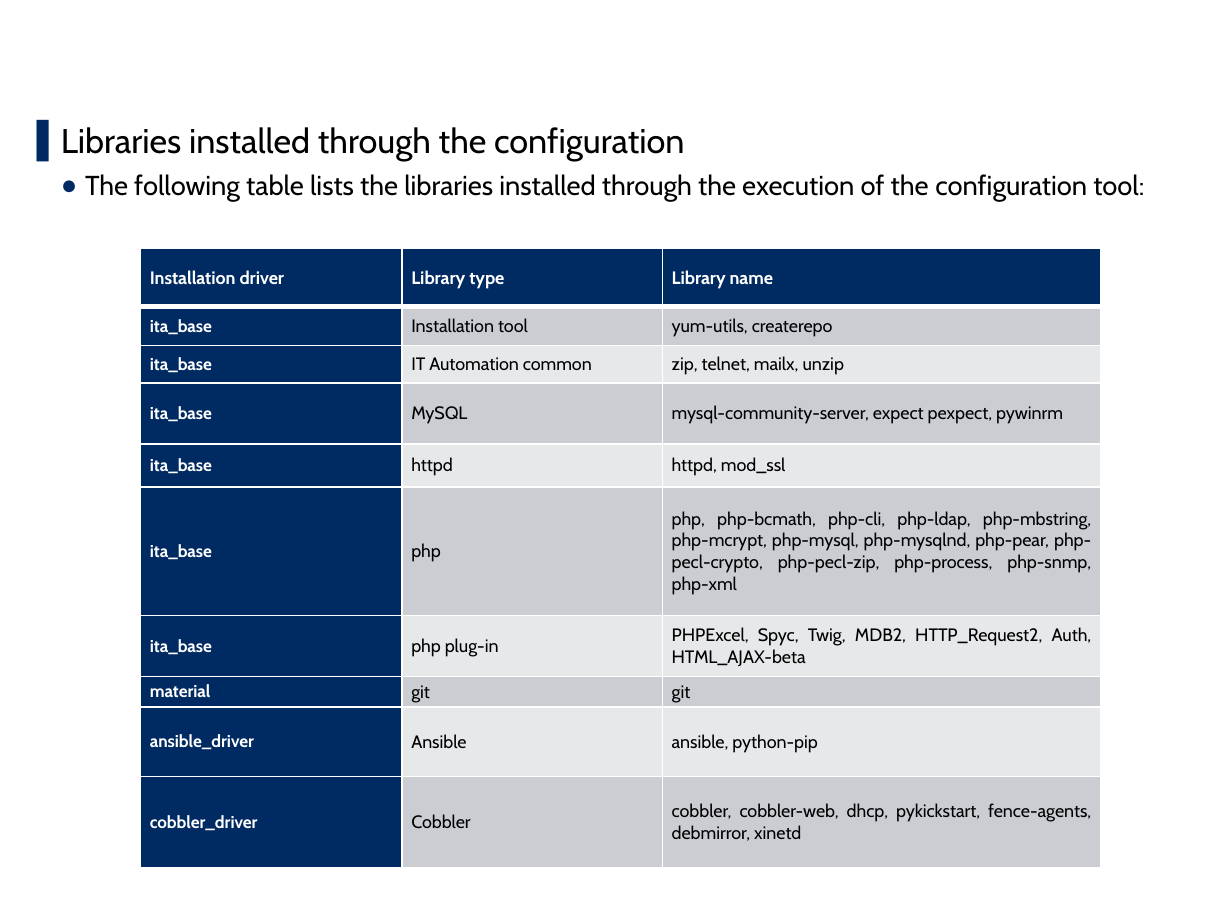
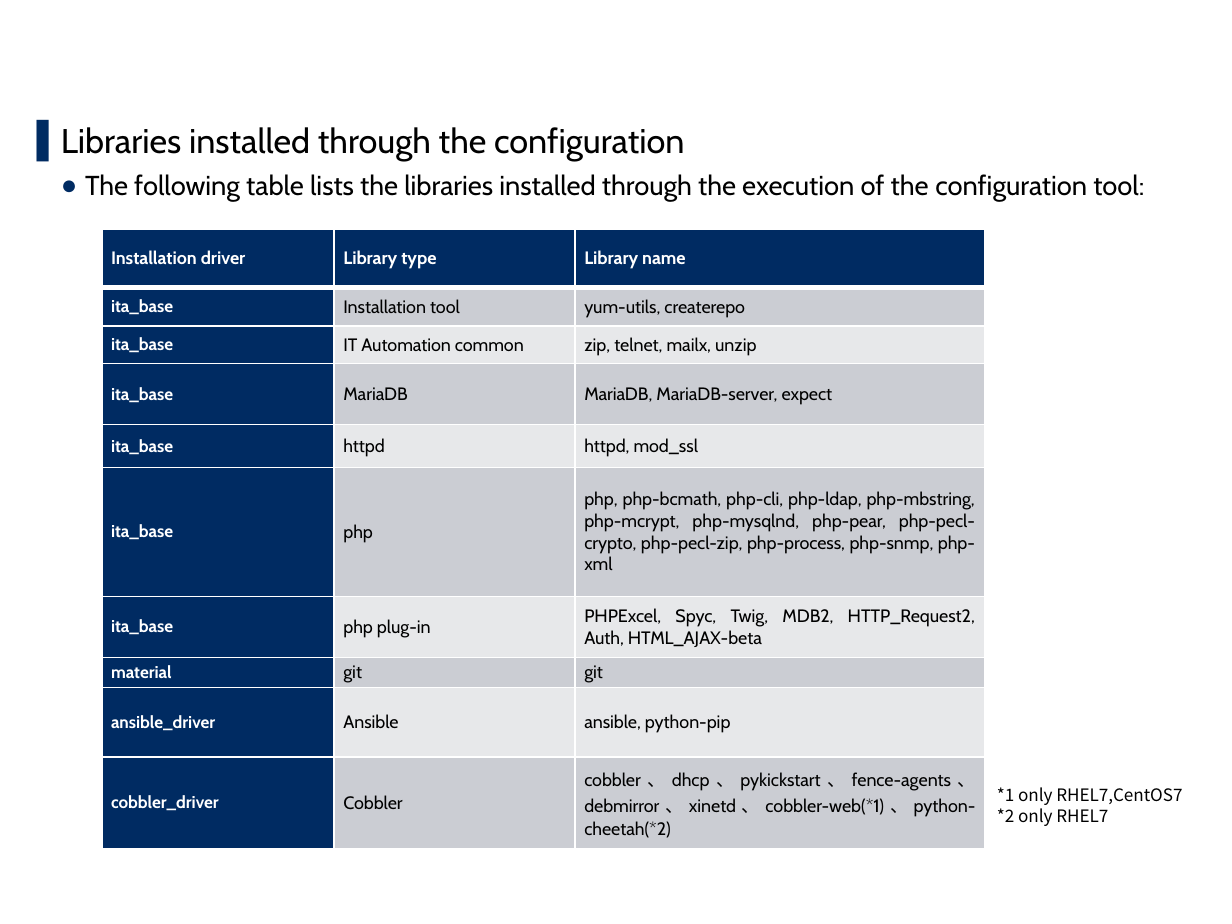
Before and after one commit to exastro-suite/it-automation-docs, a slide deck: slide 19 of asset/Learn/ITA-online-install_en.pptx. Drawn at 1232x924 pixels with LibreOffice and Linux fonts; fonts in the diff are those of the drawing; background and template pictures are left out. Boxes give left, top, right and bottom in pixels: in the first picture for what was removed or moved away, otherwise in the second. Text is boxed around its words. In the diff, an @@ line names an element or a change of style, - is before the commit and + after.

Commit message:
2019/11/07 17:11:01

```diff
--- a/asset/Learn/ITA-online-install_en.pptx
+++ b/asset/Learn/ITA-online-install_en.pptx
@@ table at (x1=102, y1=229, x2=986, y2=849) @@
-row 4, column 2: MySQL
+row 4, column 2: MariaDB
-row 4, column 3: mysql-community-server, expect pexpect, pywinrm
+row 4, column 3: MariaDB, MariaDB-server, expect
-row 6, column 3: php, php-bcmath, php-cli, php-ldap, php-mbstring, php-mcrypt, php-mysql, php-mysqlnd, php-pear, php-pecl-crypto, php-pecl-zip, php-process, php-snmp, php-xml
+row 6, column 3: php, php-bcmath, php-cli, php-ldap, php-mbstring, php-mcrypt, php-mysqlnd, php-pear, php-pecl-crypto, php-pecl-zip, php-process, php-snmp, php-xml
-row 10, column 3: cobbler, cobbler-web, dhcp, pykickstart, fence-agents, debmirror, xinetd
+row 10, column 3: cobbler、dhcp、pykickstart、fence-agents、debmirror、xinetd、cobbler-web(*1)、python-cheetah(*2)
@@ table resized from (x1=140, y1=249, x2=1100, y2=869) to (x1=102, y1=229, x2=986, y2=849) @@
@@ text added at (x1=997, y1=787, x2=1182, y2=826), 10 pt, text #000000 @@
+*1 only RHEL7,CentOS7
+*2 only RHEL7
```
Also in this commit, not shown: 7 other slides changed.
